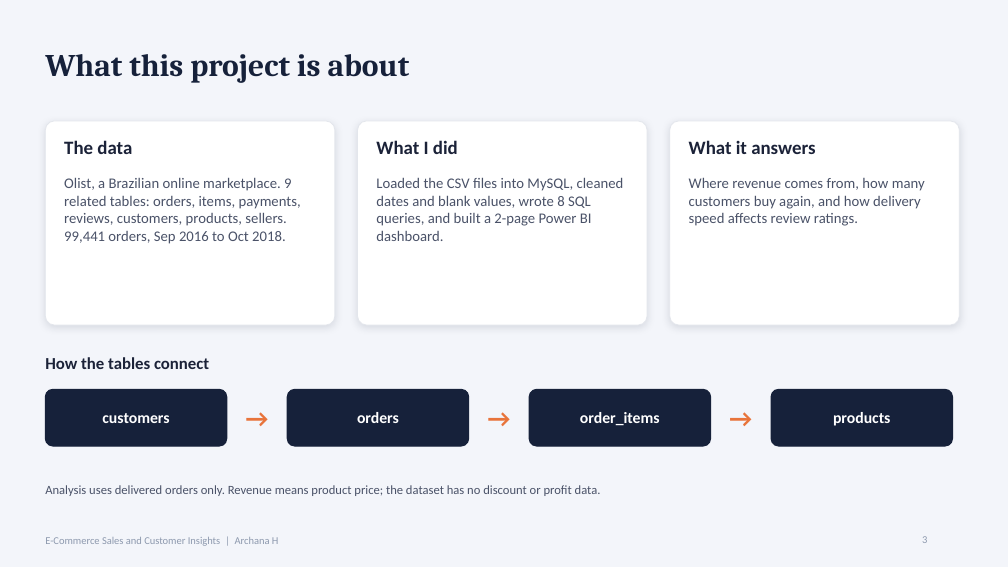
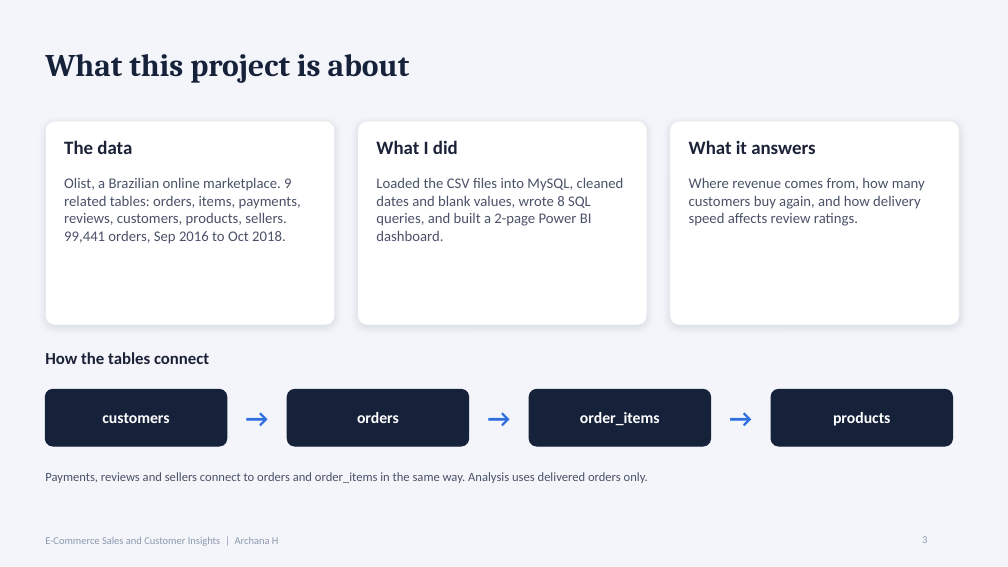
Before and after one commit to archanaarchanah0812-lgtm/ecommerce-sales-customer-insights, a slide deck: slide 3 of E-Commerce_Sales_Customer_Insights.pptx. Drawn at 1008x567 pixels with LibreOffice and Linux fonts; fonts in the diff are those of the drawing. Boxes give left, top, right and bottom in pixels: in the first picture for what was removed or moved away, otherwise in the second. Text is boxed around its words. In the diff, an @@ line names an element or a change of style, - is before the commit and + after.

```diff
--- a/E-Commerce_Sales_Customer_Insights.pptx
+++ b/E-Commerce_Sales_Customer_Insights.pptx
@@ text "How the tables connect" at bbox=[45, 352, 209, 364]: vertical alignment middle to top @@
@@ text colour #E8743B to #2F6FDE in 3 elements at bbox=[227, 389, 287, 446], bbox=[469, 389, 529, 446], bbox=[711, 389, 771, 446] @@
@@ text "Payments, reviews and sellers connect ..." at bbox=[45, 472, 648, 483]: vertical alignment middle to top @@
@@ text at bbox=[45, 472, 648, 483]: text changed @@
-Analysis uses delivered orders only. Revenue means product price; the dataset has no discount or profit data.
+Payments, reviews and sellers connect to orders and order_items in the same way. Analysis uses delivered orders only.
```
Also in this commit, not shown: 9 other slides changed, 6 slides added, 2 slides removed.
